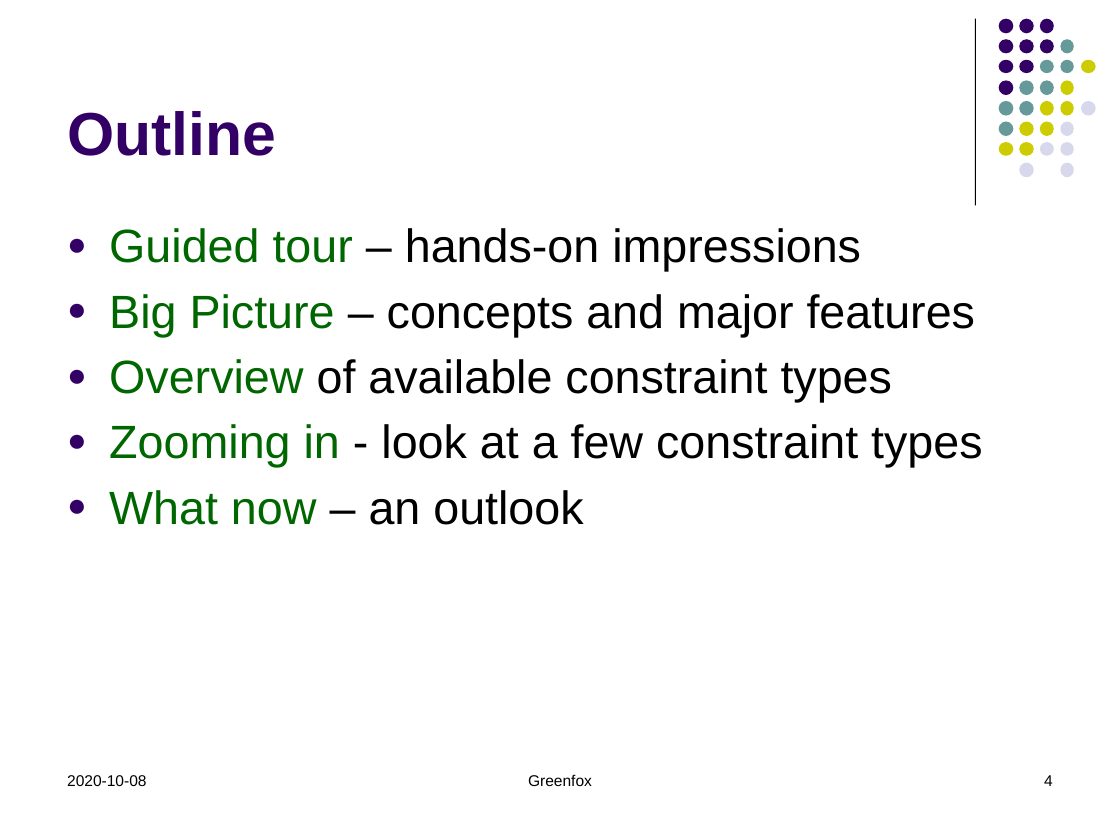
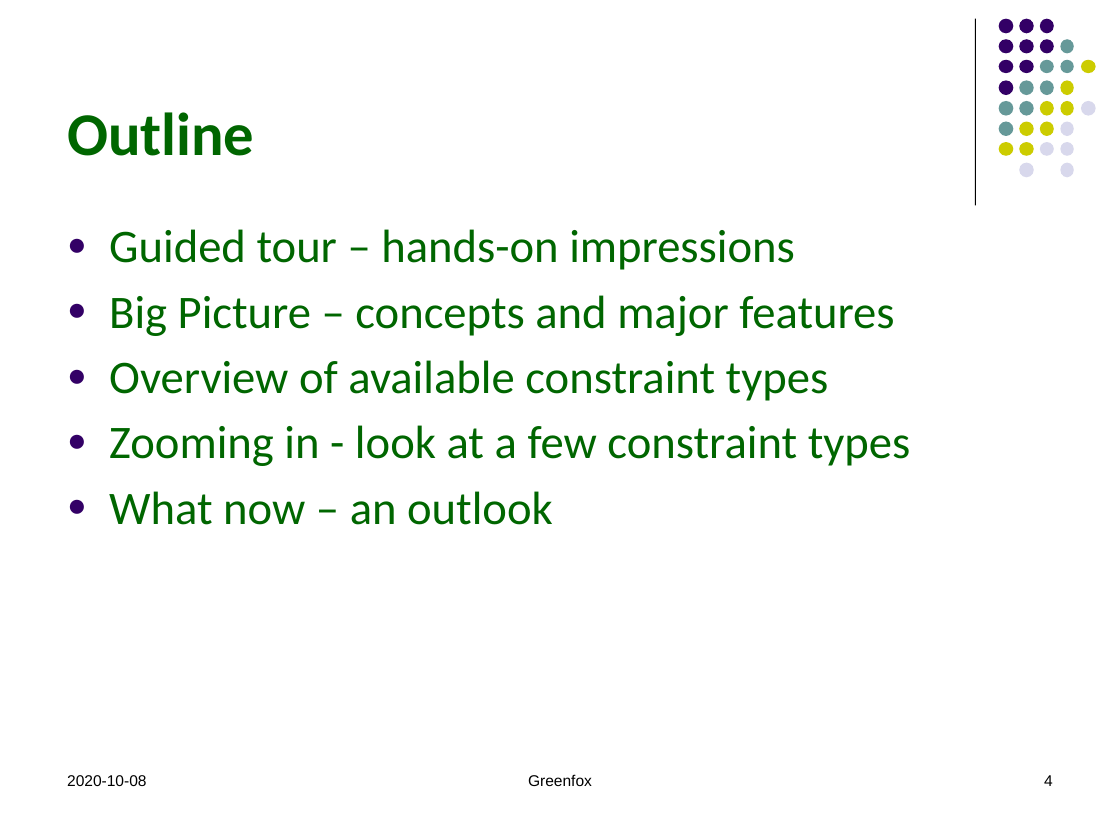
Before and after one commit to hrennau/greenfox, a slide deck: slide 4 of declarative-amsterdam-2020/an-introduction-to-greenfox/introduction-to-greenfox-part1.pptx. Drawn at 1120x840 pixels with LibreOffice and Linux fonts; fonts in the diff are those of the drawing. Boxes give left, top, right and bottom in pixels: in the first picture for what was removed or moved away, otherwise in the second. Text is boxed around its words. In the diff, an @@ line names an element or a change of style, - is before the commit and + after.

```diff
--- a/declarative-amsterdam-2020/an-introduction-to-greenfox/introduction-to-greenfox-part1.pptx
+++ b/declarative-amsterdam-2020/an-introduction-to-greenfox/introduction-to-greenfox-part1.pptx
@@ title "Outline" at box(67, 112, 254, 156): font Arial to Calibri, text colour #330066 to #006600 @@
@@ text "Guided tour – hands-on impressions" at box(109, 229, 911, 525): font Arial to Calibri; text colour #000000 to #006600 in "– hands-on impressions", "– concepts and major features", "of available constraint types", "- look at a few constraint types" and 1 more places @@
```
Also in this commit, not shown: 8 other slides changed, 8 slides added, 2 other files.
